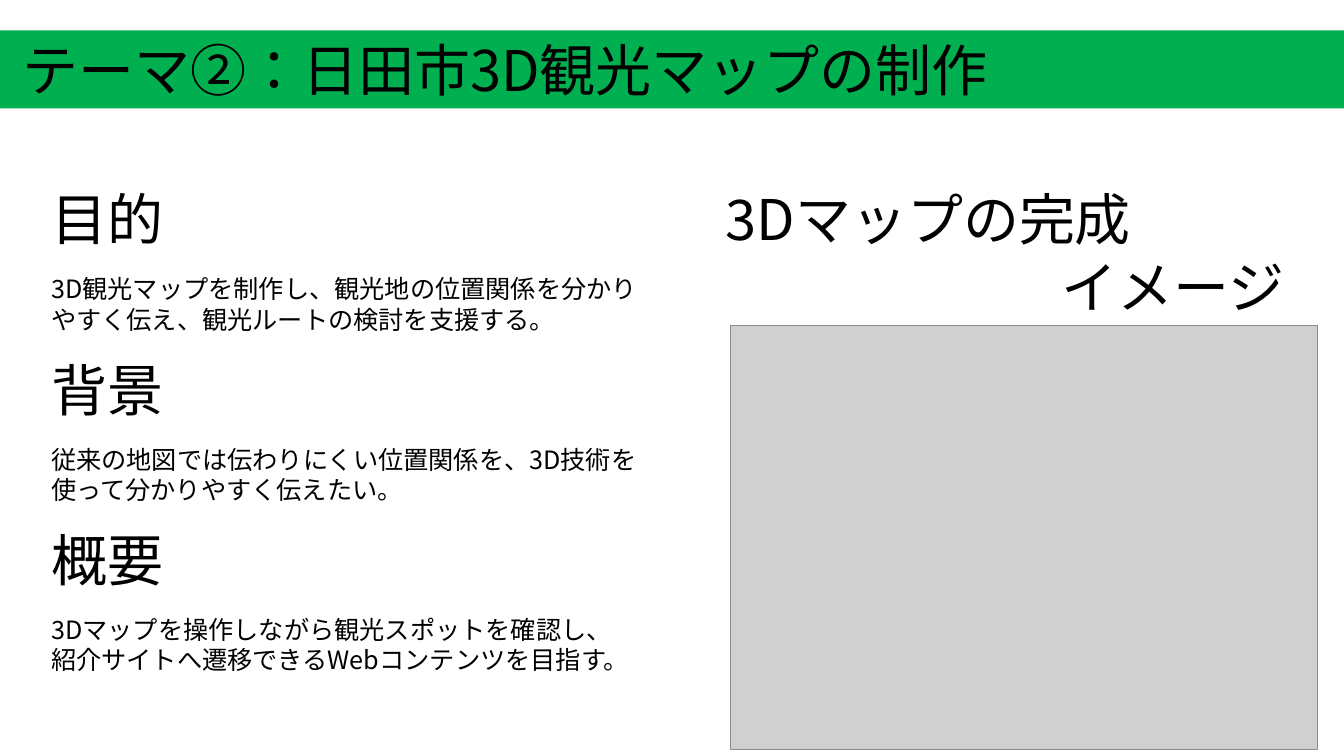
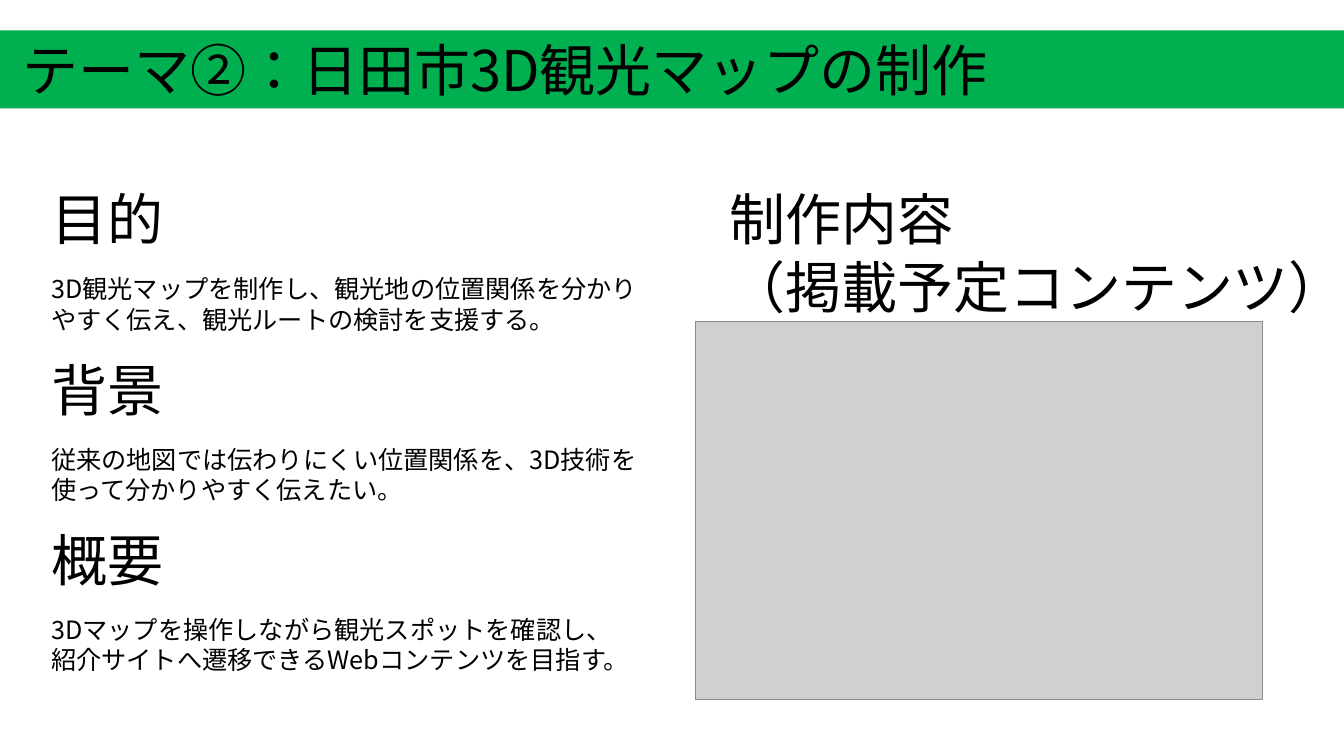
Before and after one commit to ckg25098-lang/zemi, a slide deck: slide 5 of 中間発表.pptx. Drawn at 1344x756 pixels with LibreOffice and Linux fonts; fonts in the diff are those of the drawing; grey boxes stand for pictures. Boxes give left, top, right and bottom in pixels: in the first picture for what was removed or moved away, otherwise in the second. Text is boxed around its words. In the diff, an @@ line names an element or a change of style, - is before the commit and + after.

```diff
--- a/中間発表.pptx
+++ b/中間発表.pptx
@@ text at [730, 193, 1344, 322]: text changed @@
-3Dマップの完成
-イメージ
+制作内容
+（掲載予定コンテンツ）
@@ picture: place and size @@
-picture at [731, 326, 1318, 749]
+picture at [696, 322, 1262, 700]
```
Also in this commit, not shown: 2 other slides changed, 4 slides added, 1 slide removed, 2 other files.
